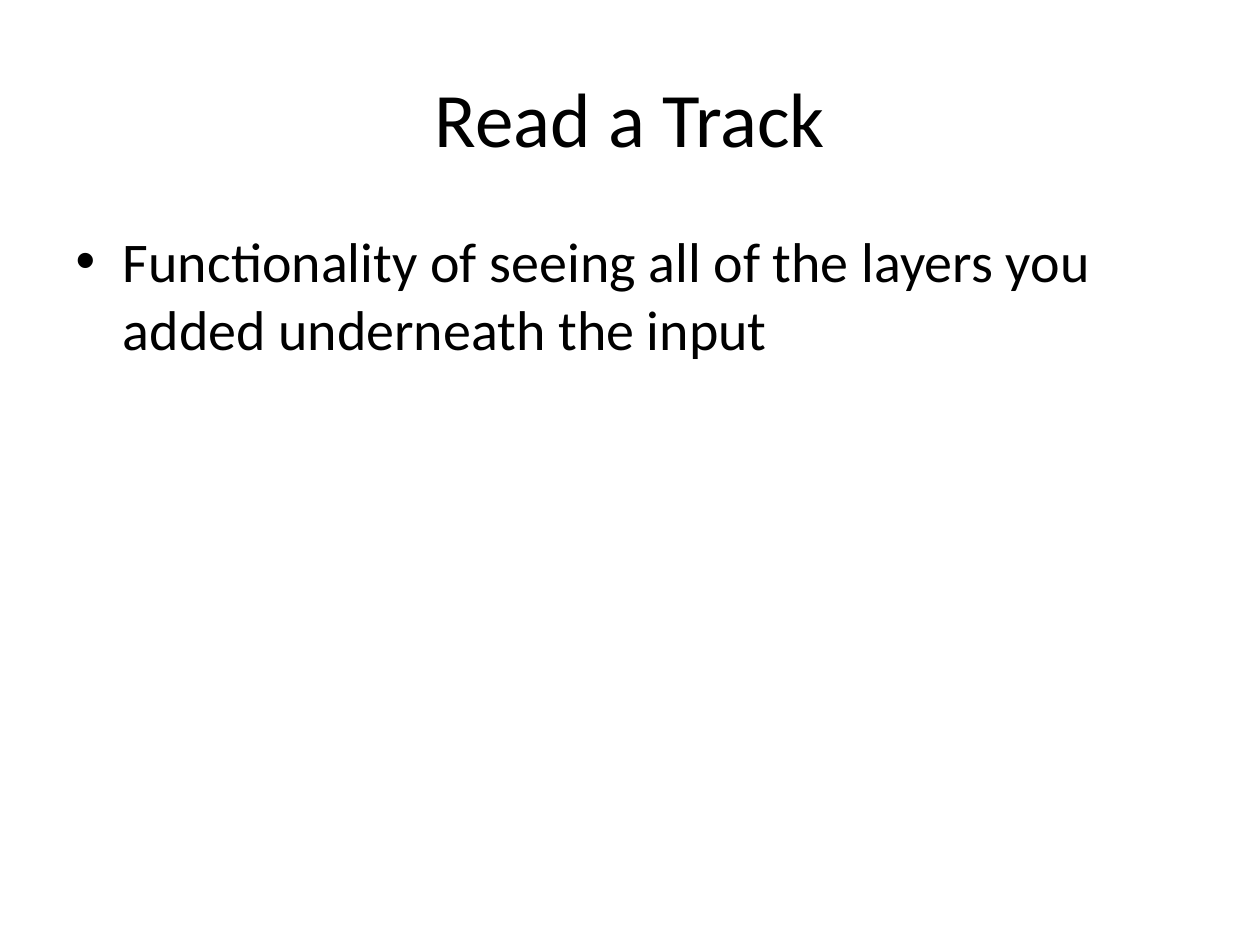
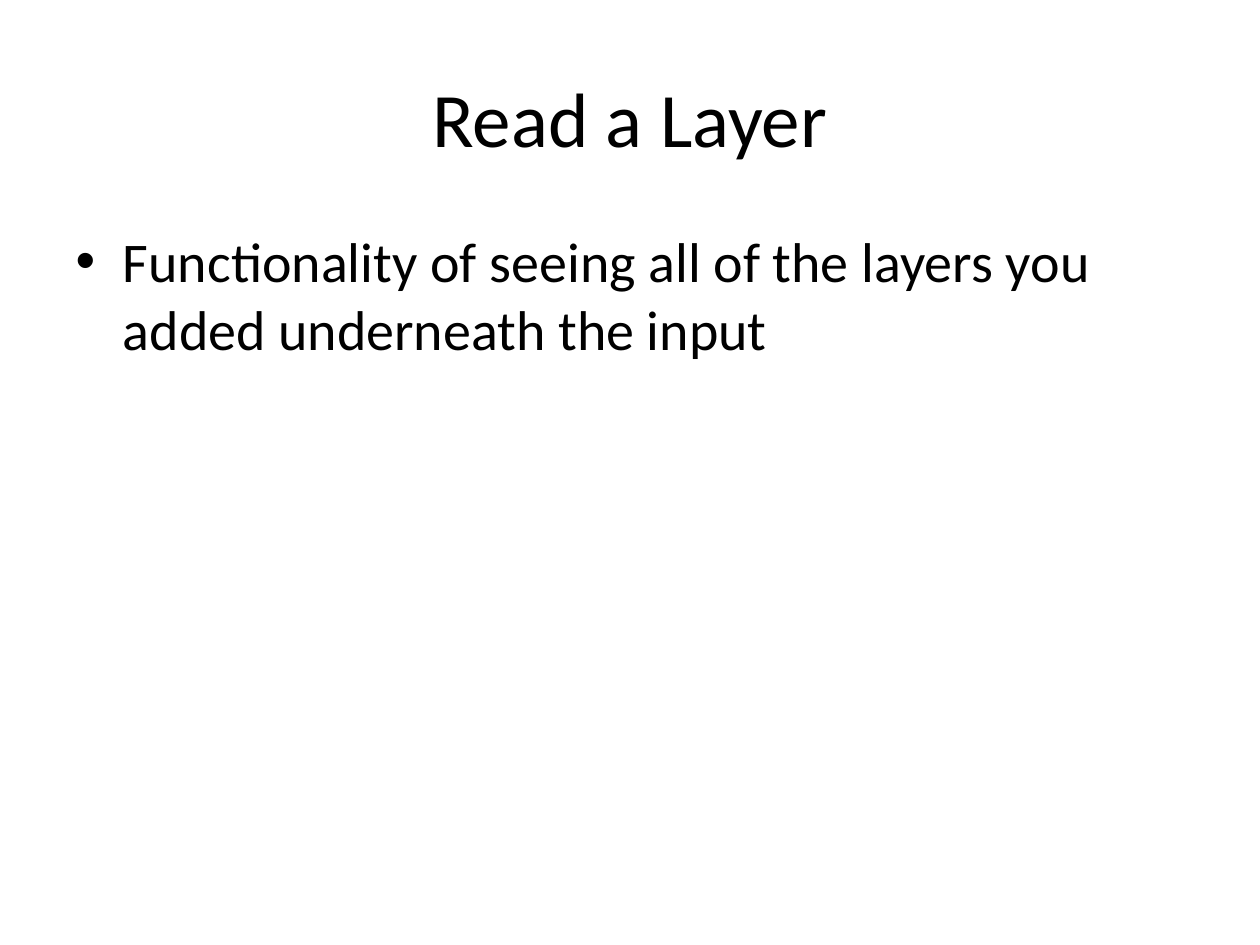
Before and after one commit to walkerq/layers, a slide deck: slide 11 of Project Progress Report.pptx. Drawn at 1260x945 pixels with LibreOffice and Linux fonts; fonts in the diff are those of the drawing. Boxes give left, top, right and bottom in pixels: in the first picture for what was removed or moved away, otherwise in the second. Text is boxed around its words. In the diff, an @@ line names an element or a change of style, - is before the commit and + after.

```diff
--- a/Project Progress Report.pptx
+++ b/Project Progress Report.pptx
@@ title at (432, 93, 827, 160): text changed @@
-Read a Track
+Read a Layer
```
Also in this commit, not shown: 4 other slides changed, 3 slides added, 1 slide removed.
